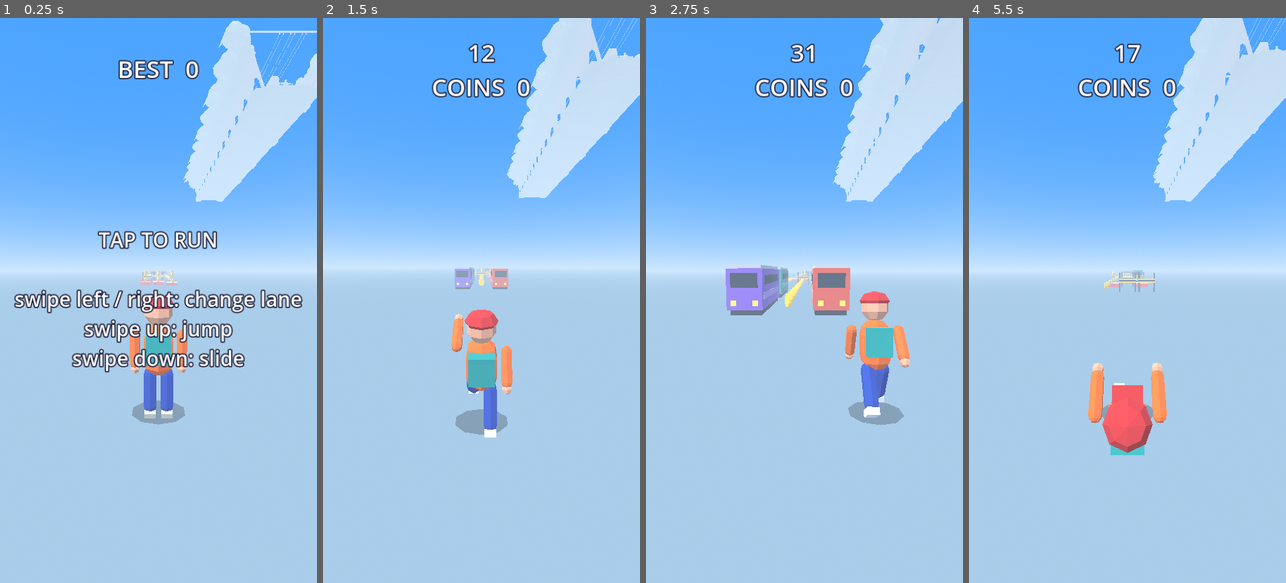
Above: before the commit, frames 1-4 (left to right).
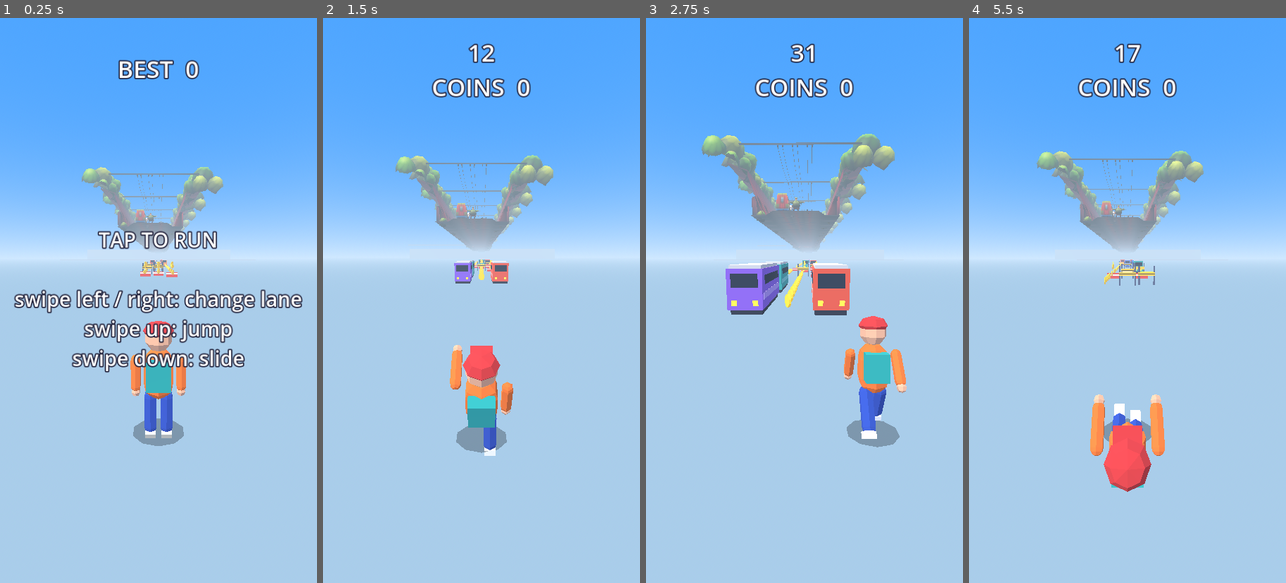
Above: after the commit, the same moments.

Repository: akshathgaming198028-cell/EndlessGame
Game: Godot game, scene res://main.tscn
Same seed, same stepped clock (60 frames per second), same inputs: the game is played once before the commit and once after it.
Inputs (mouse positions are in pixels of both pictures, inside the frame that each line leads up to):
- Up to frame 1 (0.25 s): no input
- Up to frame 2 (1.5 s): tap Enter at 0.5 s; move the mouse to (551, 272) at 0.52 s; hold Right 0.53-1.25 s; click (551, 272) at 0.67 s; tap Space at 0.77 s; drag from (418, 328) to (465, 413) at 1.27 s
- Up to frame 3 (2.75 s): move the mouse to (836, 176) at 2.02 s; hold Right from 2.03 s (still down)
- Up to frame 4 (5.5 s): release Right at 2.75 s; drag from (1111, 413) to (1032, 215) at 2.77 s; tap Enter at 3.5, 4.25 s; move the mouse to (1222, 385) at 3.52 s; hold Left 3.53-4.25 s; tap Space at 3.77 s; drag from (1032, 215) to (1079, 159) at 4.27 s; move the mouse to (1143, 300) at 5.02 s; hold Down from 5.03 s (still down); click (1143, 300) at 5.17 s

The runs differ from the first frame. In frame 1, 12% of the frame differs, in the area x 0-100%, y 0-76%; in frame 2, 15%; in frame 3, 19%; in frame 4, 15%.

Commit message:
Measure map at runtime, fix placement and loop; less fog; higher camera; smoother jump
Co-Authored-By: Claude Haiku 5.5 <noreply@anthropic.com>
Claude-Session: https://claude.ai/code/session_01DDNfUcEeZJQNoZPcRL3Cag

Diff:
--- a/main.gd
+++ b/main.gd
@@ -14,16 +14,13 @@
 const LANE_W := 2.4
 # --- MAP (Subway Surfers model in assets/map.glb). Tweak these after testing. ---
 const MAP_PATH := "res://assets/map.glb"
-const MAP_LEN := 414.3      # length of the street along its own X axis, in model units
-const MAP_SCALE := 1.0      # bigger = larger world. Try 0.5 if it looks giant, 2.0 if tiny
-const MAP_OFFSET_X := 4.3   # centres the street across the lanes
-const MAP_Y := 82.5         # lifts the model so its lowest point is at ground y=0
+const MAP_SCALE := 1.0      # extra size multiplier. Try 0.5 if the track looks giant, 2.0 if tiny
 const CHUNK_LEN := 30.0
 const NUM_CHUNKS := 6
-const GRAVITY := 38.0
-const JUMP_V := 14.0
+const GRAVITY := 30.0
+const JUMP_V := 12.5
 const SLIDE_TIME := 0.65
-const SWIPE_PX := 38.0
+const SWIPE_PX := 30.0
 const START_SPEED := 15.0
 const MAX_SPEED := 34.0
 
@@ -54,6 +51,7 @@
 var chunks: Array = []
 var map_scene: PackedScene = null
 var map_tiles: Array = []
+var map_period := 0.0
 var mat_cache := {}
 var m_box: BoxMesh
 var m_cone: ArrayMesh
@@ -72,8 +70,8 @@
 var anim: AnimationPlayer = null
 
 var cam: Camera3D
-var cam_pos := Vector3(0, 2.6, 4.6)
-var cam_look := Vector3(0, 1.2, -8)
+var cam_pos := Vector3(0, 3.3, 4.6)
+var cam_look := Vector3(0, 1.3, -8)
 
 var score_label: Label
 var msg_label: Label
@@ -245,7 +243,7 @@
 	env.ambient_light_energy = 0.75
 	env.fog_enabled = true
 	env.fog_light_color = Color("cfe8ff")
-	env.fog_density = 0.015
+	env.fog_density = 0.003
 	env.fog_sky_affect = 0.0
 	var we := WorldEnvironment.new()
 	we.environment = env
@@ -261,7 +259,7 @@
 	cam = Camera3D.new()
 	cam.keep_aspect = Camera3D.KEEP_WIDTH
 	cam.fov = 62.0
-	cam.far = 300.0
+	cam.far = 900.0
 	add_child(cam)
 	cam.make_current()
 	cam.position = cam_pos
@@ -427,7 +425,7 @@
 
 func _reset_world() -> void:
 	for i in map_tiles.size():
-		map_tiles[i].position.z = -i * MAP_LEN * MAP_SCALE
+		map_tiles[i].position.z = -i * map_period
 	for c in chunks:
 		var old: Node3D = c["node"]
 		old.queue_free()
@@ -602,23 +600,44 @@
 	map_scene = load(MAP_PATH) as PackedScene
 	if map_scene == null:
 		return
-	var len_units := MAP_LEN * MAP_SCALE
 	for i in 2:
 		var tile := Node3D.new()
 		add_child(tile)
 		var inst: Node3D = map_scene.instantiate()
 		inst.rotation_degrees.y = -90.0
 		inst.scale = Vector3.ONE * MAP_SCALE
-		inst.position = Vector3(MAP_OFFSET_X, MAP_Y, -1.0) * MAP_SCALE
 		tile.add_child(inst)
-		tile.position.z = -i * len_units
+		var box := _map_box(inst, tile)
+		# centre across lanes, lowest point at y=0, street ends exactly at z=0 and the tile covers [-size, 0]
+		inst.position = Vector3(-box.get_center().x, -box.position.y, -box.end.z)
+		if i == 0:
+			map_period = box.size.z
+		tile.position.z = -i * map_period
 		map_tiles.append(tile)
+
+
+func _map_box(root: Node3D, rel_to: Node3D) -> AABB:
+	var box := AABB()
+	var first := true
+	var meshes: Array = []
+	_collect_meshes(root, meshes)
+	for mi in meshes:
+		var b: AABB = rel_to.global_transform.affine_inverse() * mi.global_transform * mi.get_aabb()
+		box = b if first else box.merge(b)
+		first = false
+	return box
+
+
+func _collect_meshes(n: Node, out: Array) -> void:
+	if n is MeshInstance3D:
+		out.append(n)
+	for c in n.get_children():
+		_collect_meshes(c, out)
 
 
 func _move_map(dt: float) -> void:
 	if map_tiles.size() < 2:
 		return
-	var len_units := MAP_LEN * MAP_SCALE
 	for t in map_tiles:
 		t.position.z += speed * dt
 	for t in map_tiles:
@@ -627,7 +646,7 @@
 			for o in map_tiles:
 				if o != t:
 					min_z = minf(min_z, o.position.z)
-			t.position.z = min_z - len_units
+			t.position.z = min_z - map_period
 
 
 func _score() -> int:
@@ -714,7 +733,7 @@
 		slide_t = 0.0
 		sfx_jump.play()
 	else:
-		jump_buf = 0.15
+		jump_buf = 0.2
 
 
 func _slide() -> void:
@@ -938,9 +957,9 @@
 
 func _update_camera(dt: float) -> void:
 	var k: float = 1.0 - exp(-8.0 * dt)
-	var target := Vector3(px * 0.5, 2.6 + py * 0.25, 4.6)
+	var target := Vector3(px * 0.5, 3.3 + py * 0.12, 4.6)
 	cam_pos = cam_pos.lerp(target, k)
-	cam_look = cam_look.lerp(Vector3(px * 0.4, 1.2 + py * 0.1, -8.0), k)
+	cam_look = cam_look.lerp(Vector3(px * 0.4, 1.3 + py * 0.08, -8.0), k)
 	var off := Vector3.ZERO
 	if shake > 0.0:
 		off = Vector3(rng.randf_range(-1.0, 1.0), rng.randf_range(-1.0, 1.0), 0.0) * shake * 0.4
